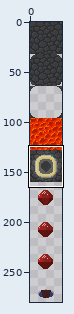
Sprite sheet -- assets/png/lava_theme.png. Above: a wide view before the commit, with the close-up outlined.
Close-up. As it was:
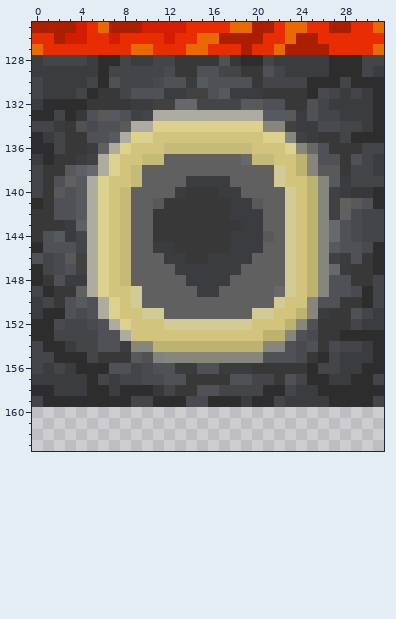
The file is 32x288 pixels. Colours within 5 levels of each other are drawn and written as one. Shown: x 0..31, y 125..163. The wide view leaves out empty margins.
After the commit:
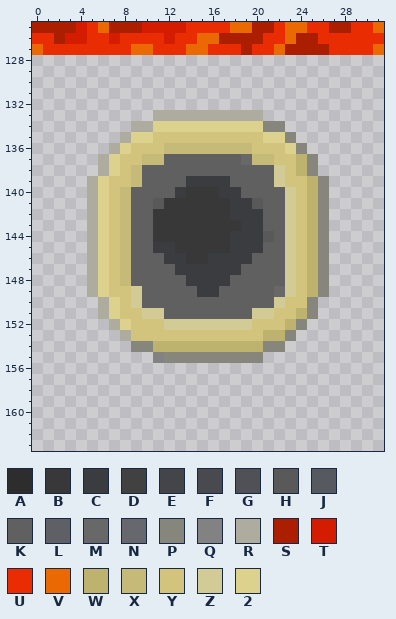
Palette (. is transparent): A #2d2d2d  B #383838  C #3a3c40  D #414141  E #444549  F #494a4f  G #505156  H #595959  J #56595f  K #606060  L #5f6066  M #686868  N #66686e  P #87867c  Q #828282  R #adac9f  S #ab1e00  T #d41c00  U #ea2c03  V #ea6903  W #beb36e  X #c6ba78  Y #d2c47d  Z #d3cb96  2 #dcd28d
Log entry: changed exit tile sprite
Change:
y 128: x 0..31 CEEEECAAECCEEBBBBGBAAECCCCCAAAEE -> ................................
y 129: x 0..31 CCCCCCAEEEEEFBBGGEEBBGECCCCAAAEC -> ................................
y 130: x 0..31 ECCCCEAGEEEFGGCJGGGGBEEEEAAAEAAA -> ................................
y 131: x 0..31 ECCCEABBEGGGCCDDGJCCCBBBBAFECECA -> ................................
y 132: x 0..31 CAAAABBBBCCDDNNEEEEJHGGBBGECCCCA -> ................................
y 133: x 0..10 AAEABGHJGDE -> ...........; x 21..31 JJHCGEECCCA -> ...........
y 134: x 0..8 EECBGFGGH -> .........; x 23..31 DCCFFEECA -> .........
y 135: x 0..7 ACEBBGGJ -> ........; x 24..31 DCBBEAAA -> ........
y 136: x 0..6 AAEBBCK -> .......; x 25..31 MGBBBEE -> .......
y 137: x 0..5 CABBCD -> ......; x 26..31 GGBGEC -> ......
y 138: x 0..5 EBBHLN -> ......; x 26..31 HHBEEC -> ......
y 139: x 0..4 EBGKJ -> .....; x 27..31 JCEEE -> .....
y 140: x 0..4 EBHGH -> .....; x 27..31 DCBBA -> .....
y 141: x 0..4 ABGGJ -> .....; x 27..31 DKHGA -> .....
y 142: x 0..4 BBGGJ -> .....; x 27..31 DKFEE -> .....
y 143: x 0..4 BBBCL -> .....; x 27..31 NGFEE -> .....
y 144: x 0..4 BGJCE -> .....; x 27..31 NGFEE -> .....
y 145: x 0..4 AGGGE -> .....; x 27..31 JGGFA -> .....
y 146: x 0..4 GEFHD -> .....; x 27..31 DCGBA -> .....
y 147: x 0..4 AEFGD -> .....; x 27..31 NCBBA -> .....
y 148: x 0..4 ABGCC -> .....; x 27..31 GGBBE -> .....
y 149: x 0..4 EABBK -> .....; x 27..31 GGFAE -> .....
y 150: x 0..5 CEBGJG -> ......; x 26..31 GGBBAE -> ......
y 151: x 0..5 CAAGFG -> ......; x 26..31 CBBGEC -> ......
y 152: x 0..6 AAFEEFG -> .......; x 25..31 GBBBECC -> .......
y 153: x 0..7 AAEEEEGG -> ........; x 24..31 GFBBAAAA -> ........
y 154: x 0..8 EAACEEGGC -> .........; x 23..31 GFGBFEECA -> .........
y 155: x 0..10 EEAAAEBBBJG -> ...........; x 21..31 GGGFBAECCCA -> ...........
y 156: x 0..31 ECECAAAGGEFGGCCGGCCCBBBBBAEECCAA -> ................................
y 157: x 0..31 CCCCCAECEEFFGGBBBBGGEEBGEAACCAAE -> ................................
y 158: x 0..31 AACCCAACAAABEBBGGEEEEAAECCAAAAAA -> ................................
y 159: x 0..31 EAAAAAAAAEEAAAFFAAACAAECCCCAAAAE -> ................................
Where, in picture pixels (left, top, right, bottom), the same in both close-ups:
erased: (32, 55, 384, 407)
